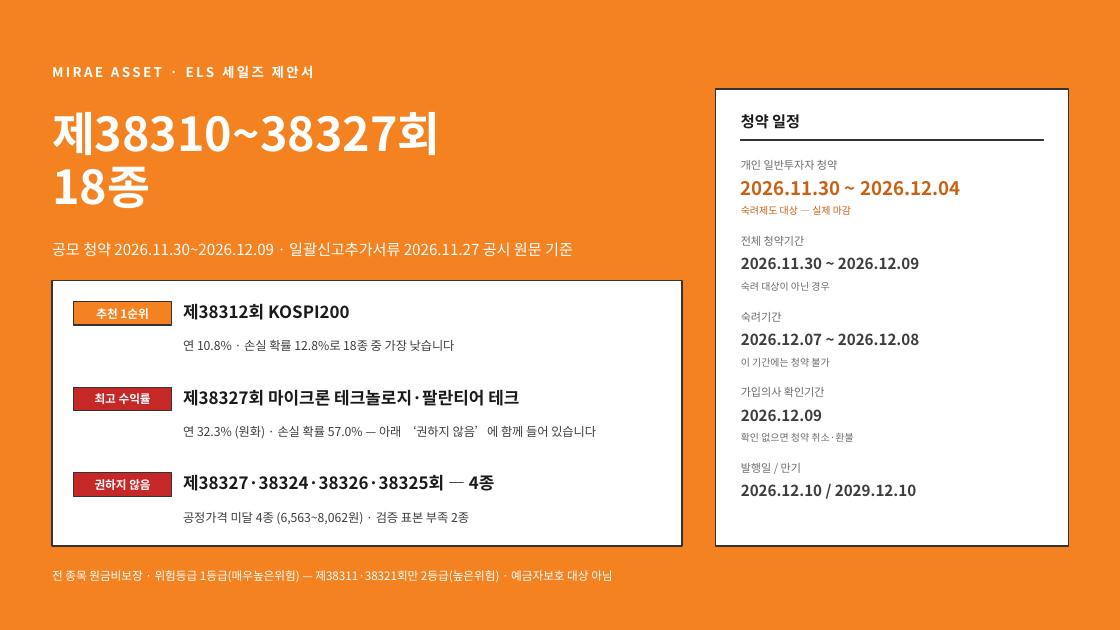
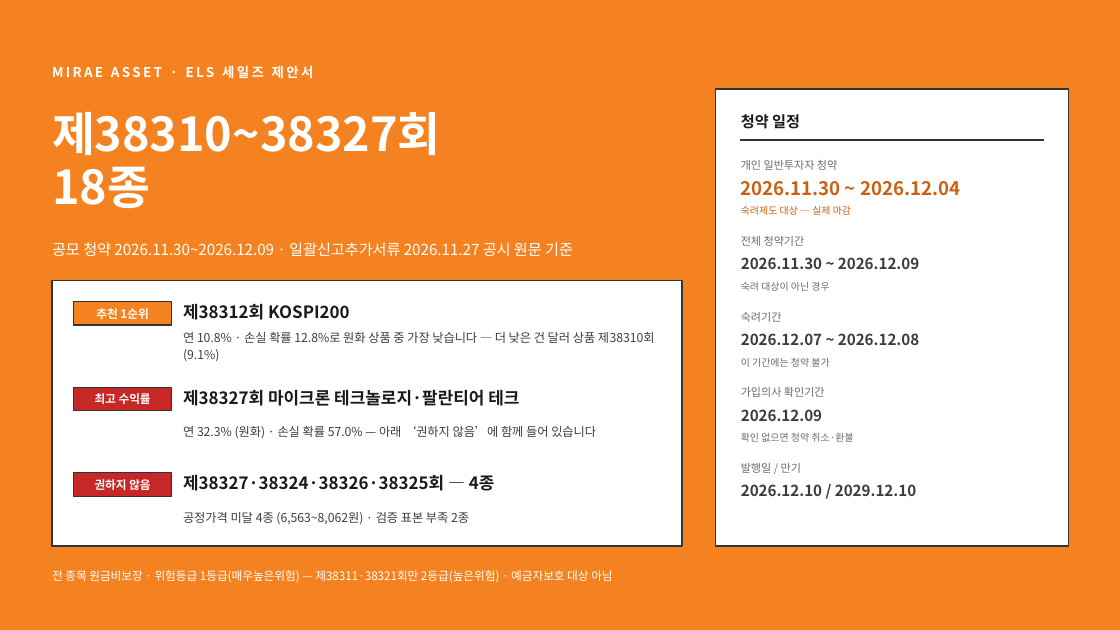
Before and after one commit to hanaroline/work_1, a slide deck: slide 1 of els-sales-deck.pptx. Drawn at 1120x630 pixels with LibreOffice and Linux fonts; fonts in the diff are those of the drawing. Boxes give left, top, right and bottom in pixels: in the first picture for what was removed or moved away, otherwise in the second. Text is boxed around its words. In the diff, an @@ line names an element or a change of style, - is before the commit and + after.

```diff
--- a/els-sales-deck.pptx
+++ b/els-sales-deck.pptx
@@ text at [183, 332, 655, 361]: text changed @@
-연 10.8% · 손실 확률 12.8%로 18종 중 가장 낮습니다
+연 10.8% · 손실 확률 12.8%로 원화 상품 중 가장 낮습니다 — 더 낮은 건 달러 상품 제38310회(9.1%)
```
Also in this commit, not shown: 1 other slide changed, 17 other files.
